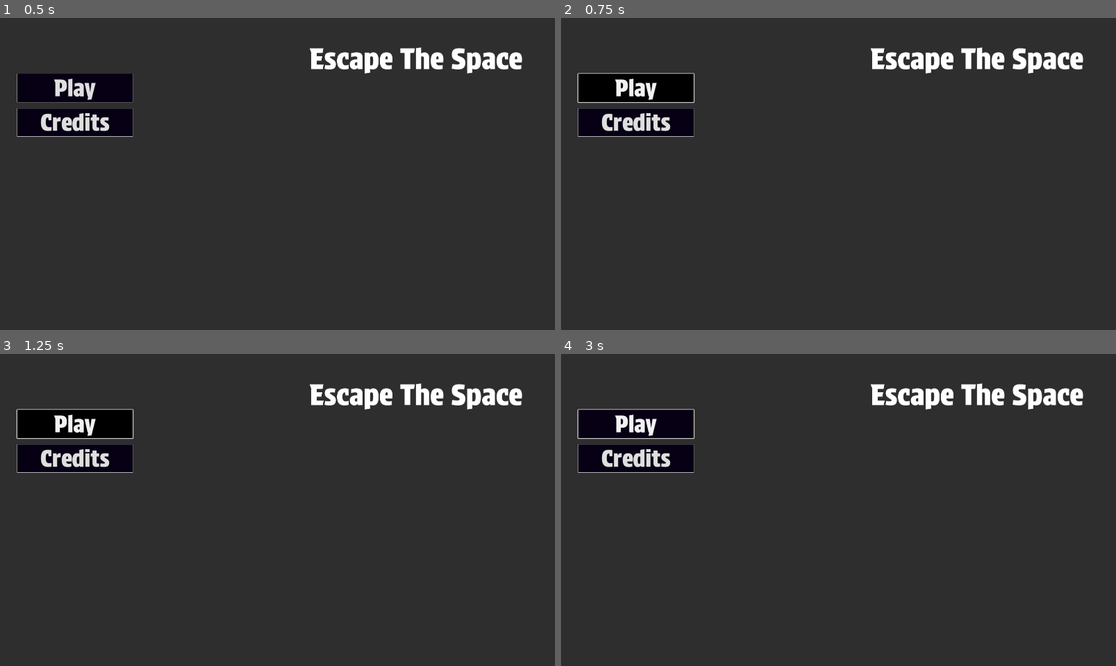
Above: before the commit, frames 1-4 (two rows, left to right).
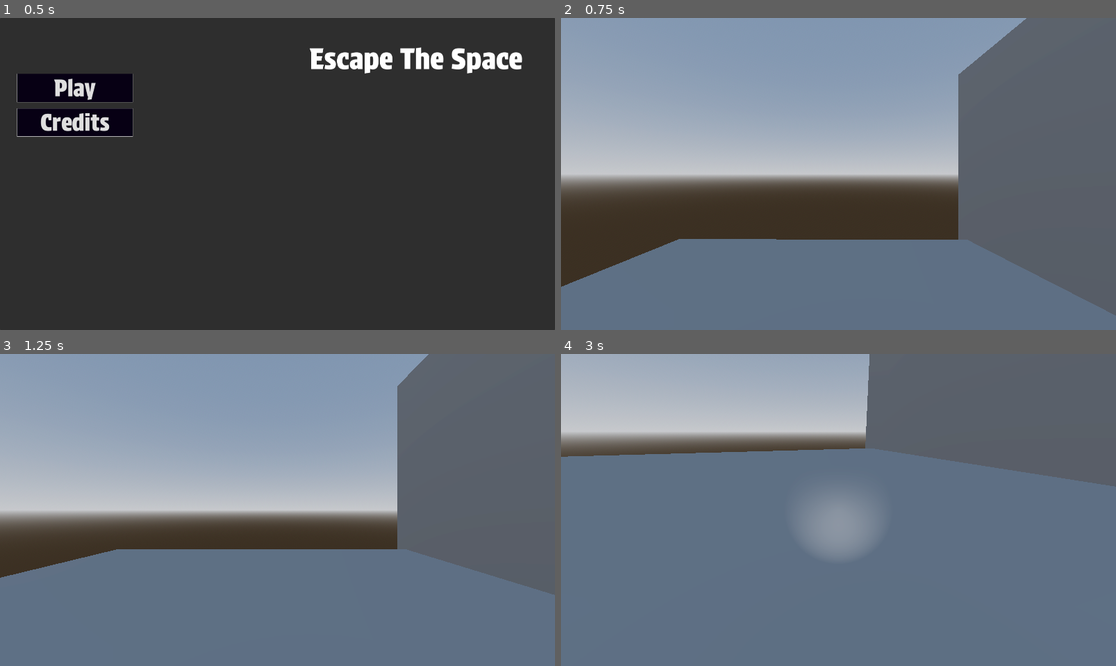
Above: after the commit, the same moments.

Repository: Bradondev/Brckeys-Game-Jame
Game: Godot game, scene res://Scenes/Main.tscn
Two runs of this game, one before a commit and one after it. Both use one fixed random seed, a clock stepped at 60 frames per second and the inputs below.
Inputs (mouse positions are in pixels of both pictures, inside the frame that each line leads up to):
- Up to frame 1 (0.5 s): no input
- Up to frame 2 (0.75 s): click "Play" at 0.5 s
- Up to frame 3 (1.25 s): no input
- Up to frame 4 (3 s): click (638, 422) at 1.25 s, where only the run before the commit has a clickable "Play"; tap Enter (ui_accept) at 2, 2.27 s; move the mouse to (960, 494) at 2.02 s; hold D (Walk_Right) 2.03-2.78 s; tap W (Walk_ForWard) at 2.1 s; click (960, 494) at 2.17 s; move the mouse to (727, 525) at 2.77 s; hold S (Walk_BackWard) from 2.78 s (still down); tap F at 2.85 s

Frame 1 is identical in both runs. In frame 2, 88% of the frame differs, in the area x 0-100%, y 0-100%; in frame 3, 95%; in frame 4, 100%.

Commit message:
click play to go to game

Diff:
--- a/Scenes/Main.tscn
+++ b/Scenes/Main.tscn
@@ -65,3 +65,5 @@
 layout_mode = 2
 theme = SubResource("Theme_bu18y")
 text = "Credits"
+
+[connection signal="button_up" from="Panel/VBoxContainer/PlayButton" to="Panel/VBoxContainer/PlayButton" method="_on_button_up"]
--- a/Scripts/Menus/PlayButton.gd
+++ b/Scripts/Menus/PlayButton.gd
@@ -1,11 +1,6 @@
 extends Button
 
 
-# Called when the node enters the scene tree for the first time.
-func _ready():
-	pass # Replace with function body.
 
-
-# Called every frame. 'delta' is the elapsed time since the previous frame.
-func _process(delta):
-	pass
+func _on_button_up():
+	get_tree().change_scene_to_file("res://Scenes/Test.tscn")
